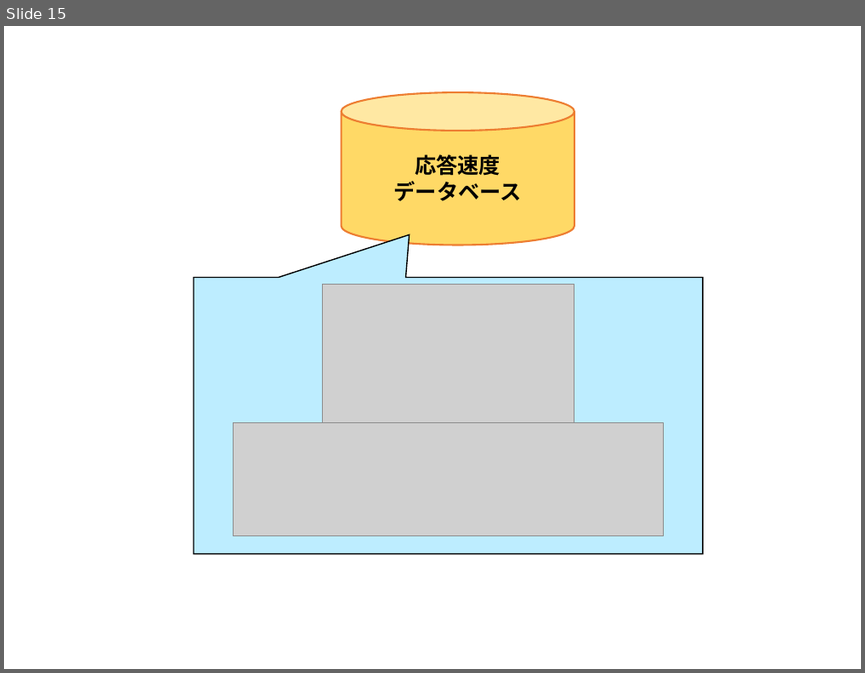
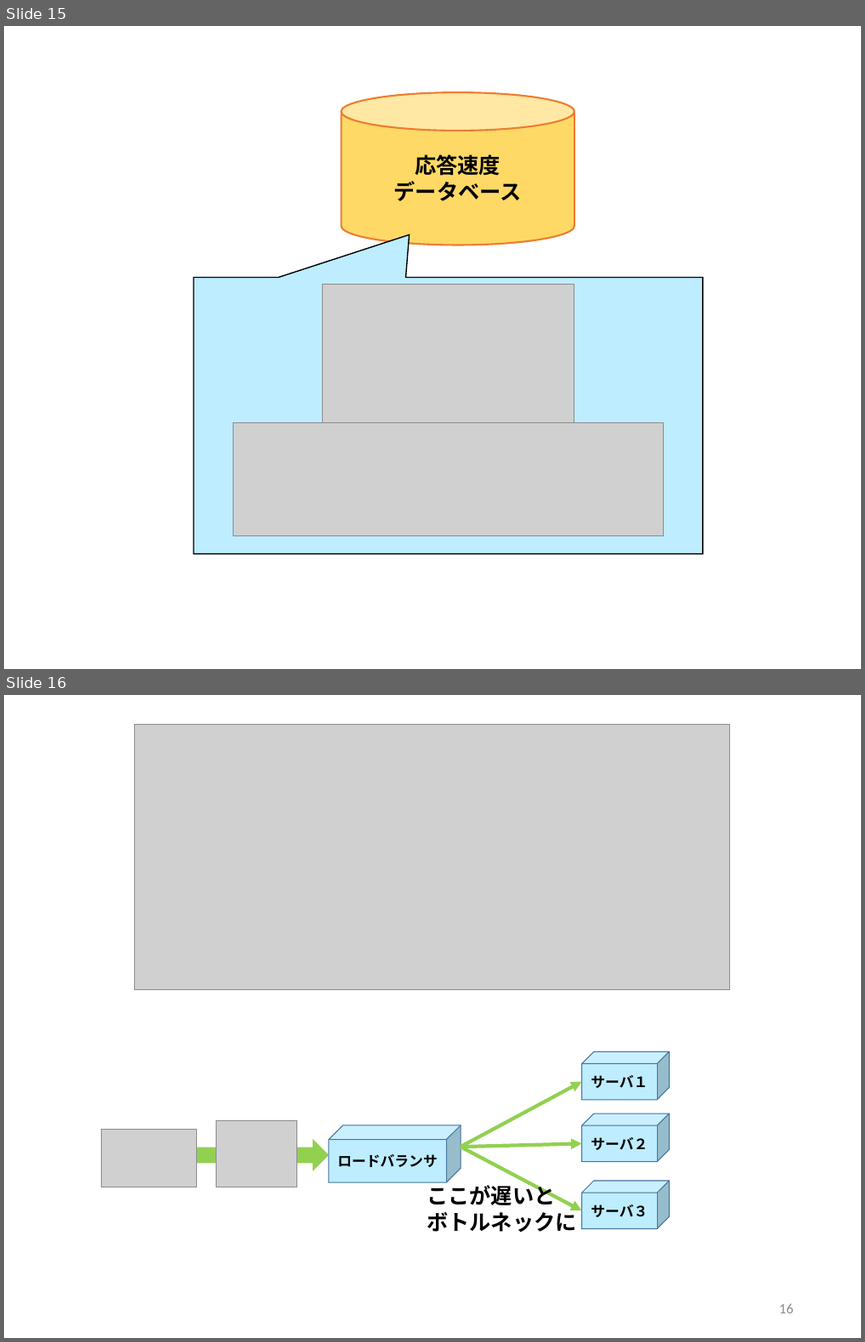
Before and after one commit to kait-takanolab/1821086_matsuo_thesis, a slide deck: meeting/1821086_matsuo_Chart.pptx. Shown one above the other, each under a label of ours: slide 15 before the commit, slides 15 and 16 after it. The pictures are 865x673 and 865x1342 pixels, drawn with LibreOffice and Linux fonts; fonts in the diff are those of the drawing; grey boxes stand for pictures. Boxes give left, top, right and bottom in pixels: in the first picture for what was removed or moved away, otherwise in the second. Text is boxed around its words. In the diff, an @@ line names an element or a change of style, - is before the commit and + after.

```diff
--- a/meeting/1821086_matsuo_Chart.pptx
+++ b/meeting/1821086_matsuo_Chart.pptx
@@ slide 16 added at (4, 695, 861, 1338), background #FFFFFF @@
@@ picture added at (135, 724, 730, 989) @@
@@ cube added at (581, 1051, 669, 1100), fill #BDEDFF, outline #43739E 0.75 pt, 12 pt, text #000000, bold @@
+サーバ１
@@ arrow added from (460, 1146) to (581, 1082), #92D050 3 pt @@
@@ picture added at (216, 1120, 297, 1187) @@
@@ cube added at (329, 1125, 460, 1183), fill #BDEDFF, outline #43739E 0.75 pt, 12 pt, text #000000, bold @@
+ロードバランサ
@@ cube added at (581, 1113, 669, 1161), fill #BDEDFF, outline #43739E 0.75 pt, 12 pt, text #000000, bold @@
+サーバ２
@@ picture added at (101, 1129, 196, 1187) @@
@@ right arrow added at (176, 1139, 329, 1170), fill #92D050 @@
@@ arrow added from (460, 1146) to (581, 1211), #92D050 3 pt @@
@@ arrow added from (460, 1146) to (581, 1143), #92D050 3 pt @@
@@ text added at (426, 1182, 576, 1232), 18 pt, text #000000, bold @@
+ここが遅いと
+ボトルネックに
@@ cube added at (581, 1180, 669, 1228), fill #BDEDFF, outline #43739E 0.75 pt, 12 pt, text #000000, bold @@
+サーバ３
@@ page number added at (779, 1304, 794, 1313), 12 pt, text #8C8C8C @@
+16
```
Also in this commit, not shown: 7 other files.
